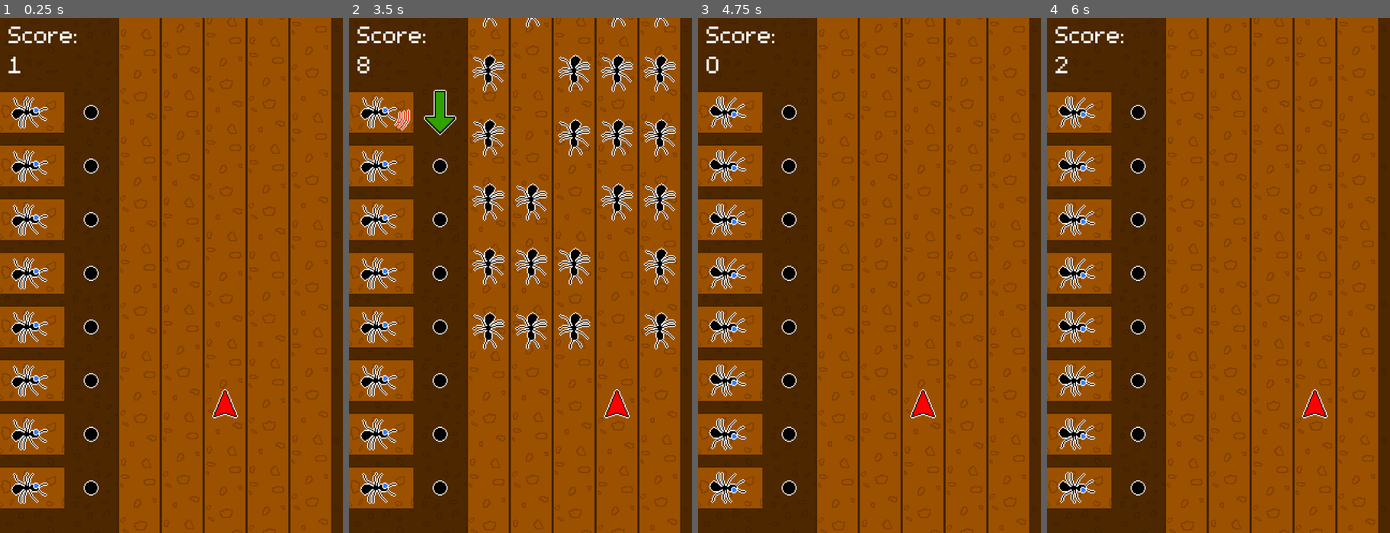
Above: before the commit, frames 1-4 (left to right).
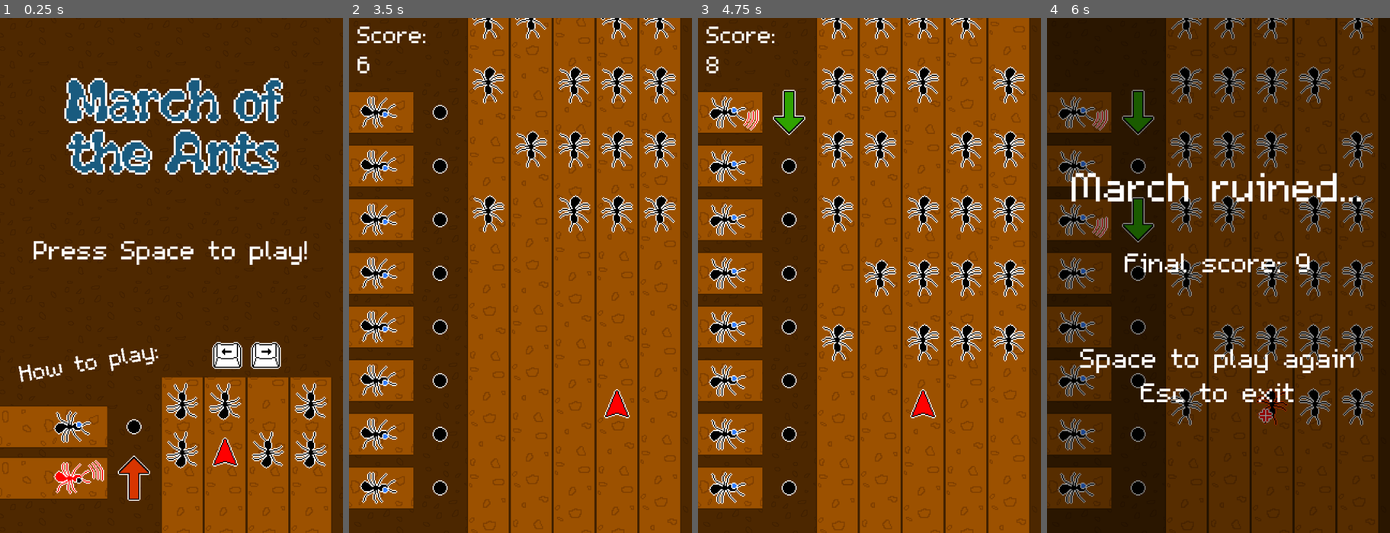
Above: after the commit, the same moments.

Repository: PizzaLovers007/Acerola-Jam-0
Game: Godot game, scene res://Scenes/MainMenu.tscn
The game is run twice, just before and just after one commit, with the same random seed, the same clock (stepped at 60 frames per second) and the same inputs. Before the commit the project starts from res://Scenes/Game.tscn. Sound files missing from this copy of the repository are replaced by a short silence.
Inputs:
- Up to frame 1 (0.25 s): no input
- Up to frame 2 (3.5 s): tap Space at 0.5 s; hold Right (ui_right) 0.53-1.28 s; tap Enter (ui_accept) at 0.77, 1.52, 3.02 s; hold Left (ui_left) 1.28-2.03 s; hold Right (ui_right) from 2.03 s (still down)
- Up to frame 3 (4.75 s): release Right (ui_right) at 3.53 s; hold Left (ui_left) from 3.53 s (still down); tap Enter (ui_accept) at 3.77, 4.52 s
- Up to frame 4 (6 s): release Left (ui_left) at 5.78 s; hold Right (ui_right) from 5.78 s (still down)

The runs differ from the first frame. In frame 1, 64% of the frame differs, in the area x 0-97%, y 0-100%; in frame 2, 12%; in frame 3, 10%; in frame 4, 99%, in the area x 0-100%, y 0-100%.

Commit message:
Change main scene to main menu

Diff:
--- a/project.godot
+++ b/project.godot
@@ -11,7 +11,7 @@
 [application]
 
 config/name="Acerola Jam 0"
-run/main_scene="res://Scenes/Game.tscn"
+run/main_scene="res://Scenes/MainMenu.tscn"
 config/features=PackedStringArray("4.2", "Forward Plus")
 config/icon="res://icon.svg"
 
